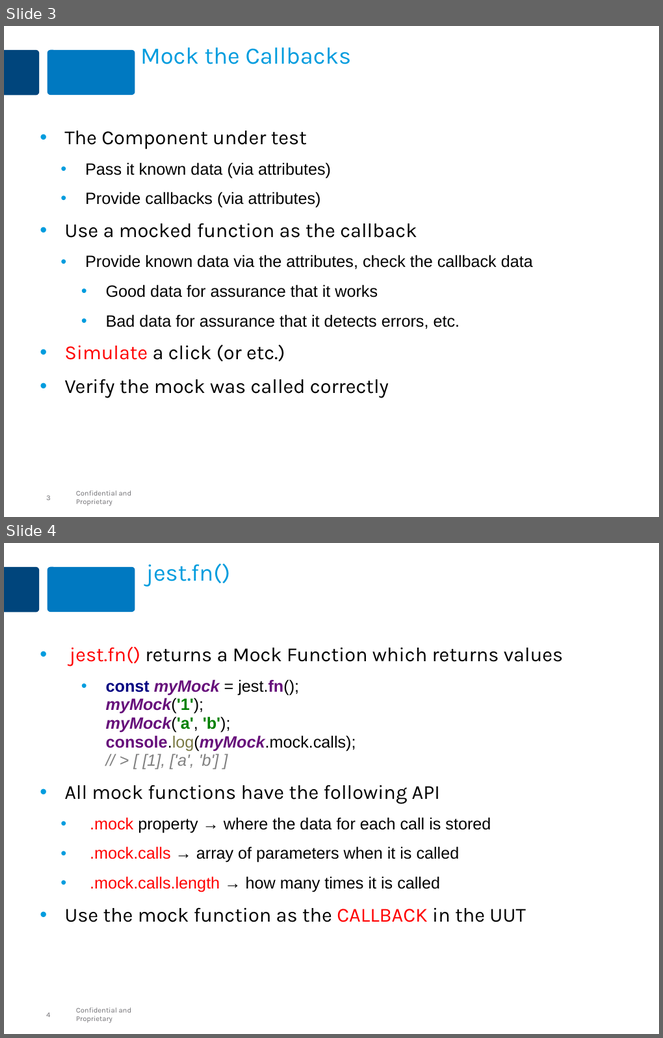
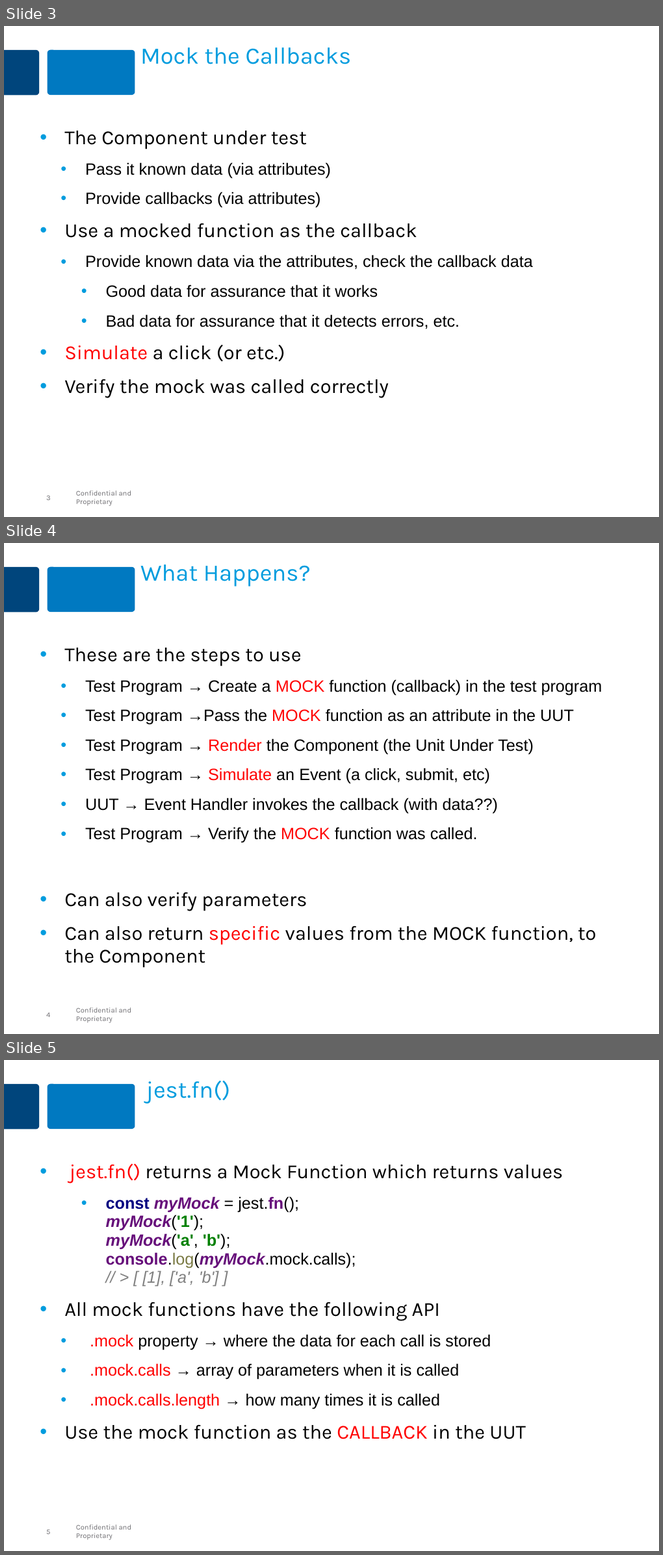
Before and after one commit to MaxMillington/react_practice, a slide deck: lesson-react-75-mock-testing/react-mock-testing.pptx. Shown one above the other, each under a label of ours: slides 3 and 4 before the commit, slides 3, 4 and 5 after it. The pictures are 663x1038 and 663x1555 pixels, drawn with LibreOffice and Linux fonts; fonts in the diff are those of the drawing. Boxes give left, top, right and bottom in pixels: in the first picture for what was removed or moved away, otherwise in the second. Text is boxed around its words. In the diff, an @@ line names an element or a change of style, - is before the commit and + after.

```diff
--- a/lesson-react-75-mock-testing/react-mock-testing.pptx
+++ b/lesson-react-75-mock-testing/react-mock-testing.pptx
@@ slide 4 added at (4, 543, 659, 1034), background #FFFFFF; not listed: 4 template elements that a slide beside it also shows @@
@@ title added at (140, 564, 311, 587), 26 pt, text #009CDE @@
+What Happens?
@@ text added at (64, 648, 603, 967), 18 pt, text #000000 @@
+• These are the steps to use
+  • Test Program → Create a MOCK function (callback) in the test program
+  • Test Program →Pass the MOCK function as an attribute in the UUT
+  • Test Program → Render the Component (the Unit Under Test)
+  • Test Program → Simulate an Event (a click, submit, etc)
+  • UUT → Event Handler invokes the callback (with data??)
+  • Test Program → Verify the MOCK function was called.
+• Can also verify parameters
+• Can also return specific values from the MOCK function, to the Component
@@ what was slide 4 is now slide 5 @@
```
Also in this commit, not shown: 4 other files.
